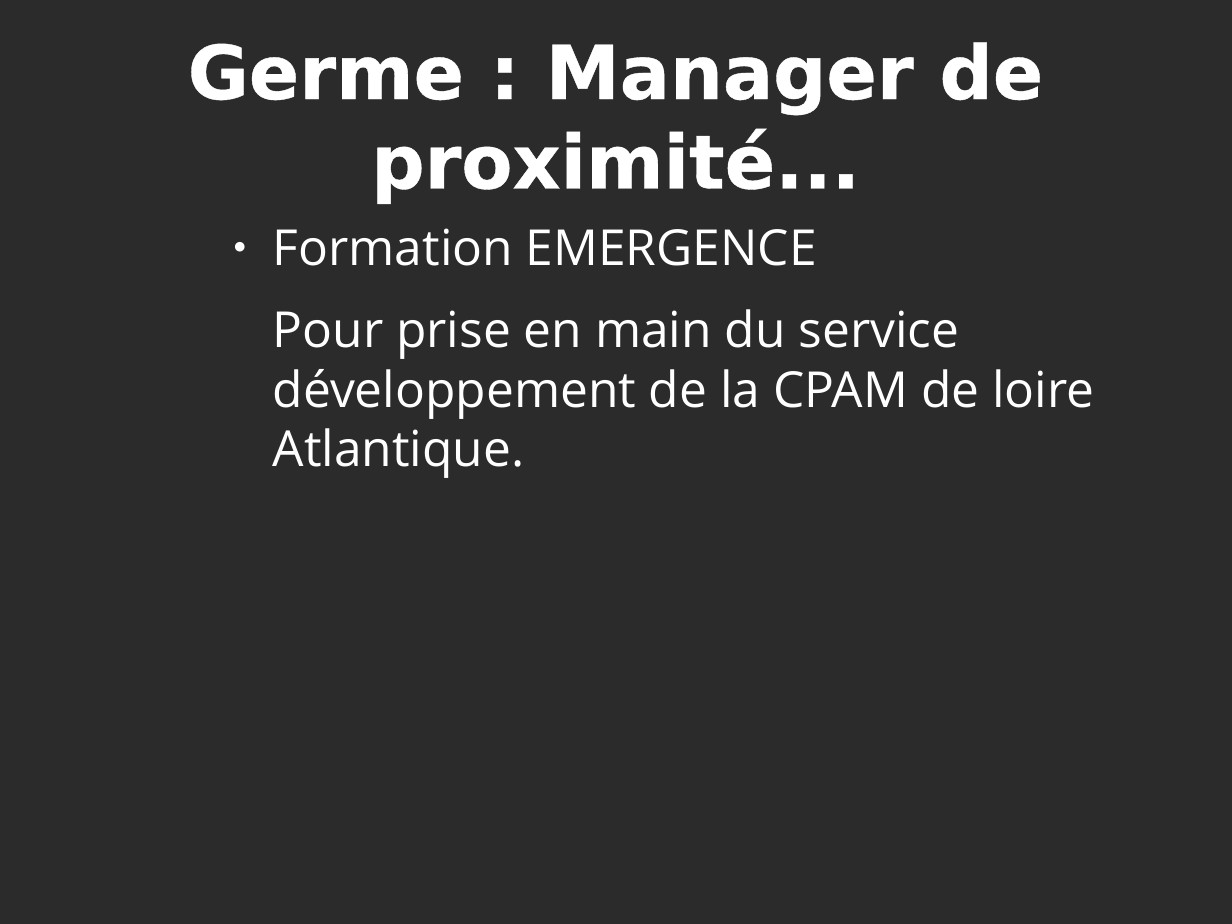
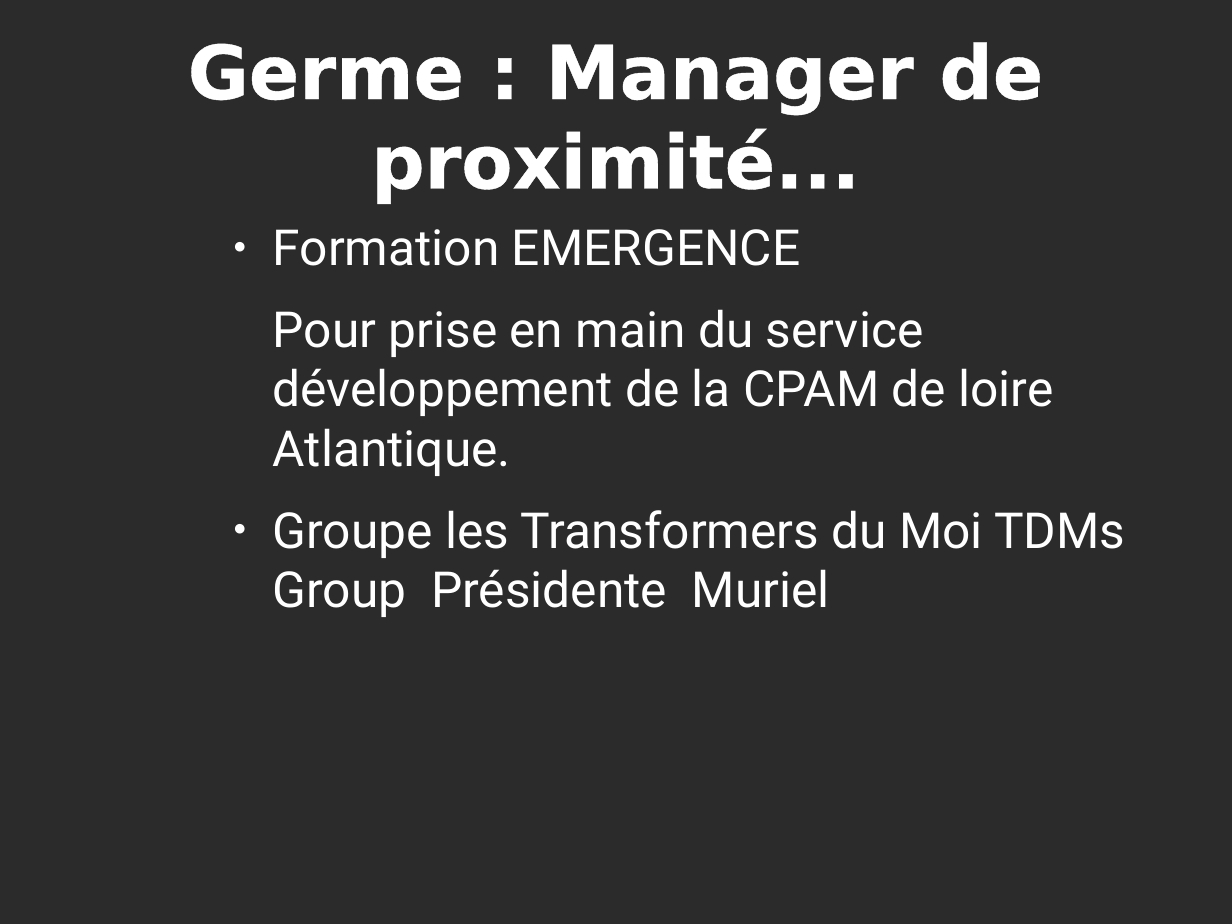
Before and after one commit to heylve/current, a slide deck: slide 1 of admin_perso/germe_formation.odp. Drawn at 1232x924 pixels with LibreOffice and Linux fonts; fonts in the diff are those of the drawing; background and template pictures are left out; a plain dark background stands for a picture behind light text. Boxes give left, top, right and bottom in pixels: in the first picture for what was removed or moved away, otherwise in the second. Text is boxed around its words. In the diff, an @@ line names an element or a change of style, - is before the commit and + after.

Commit message:
Pres Germe 21 /10 / 19

```diff
--- a/admin_perso/germe_formation.odp
+++ b/admin_perso/germe_formation.odp
@@ text at box(273, 229, 1053, 476): font Open Sans to Roboto in "Formation EMERGENCE", "Pour prise en main du service développement ..." @@
@@ text at box(273, 510, 1125, 617): paragraph added @@
+● Groupe les Transformers du Moi TDMs Group Présidente Muriel
```
Also in this commit, not shown: 15 other slides changed, 21 slides added, 2 other files.
